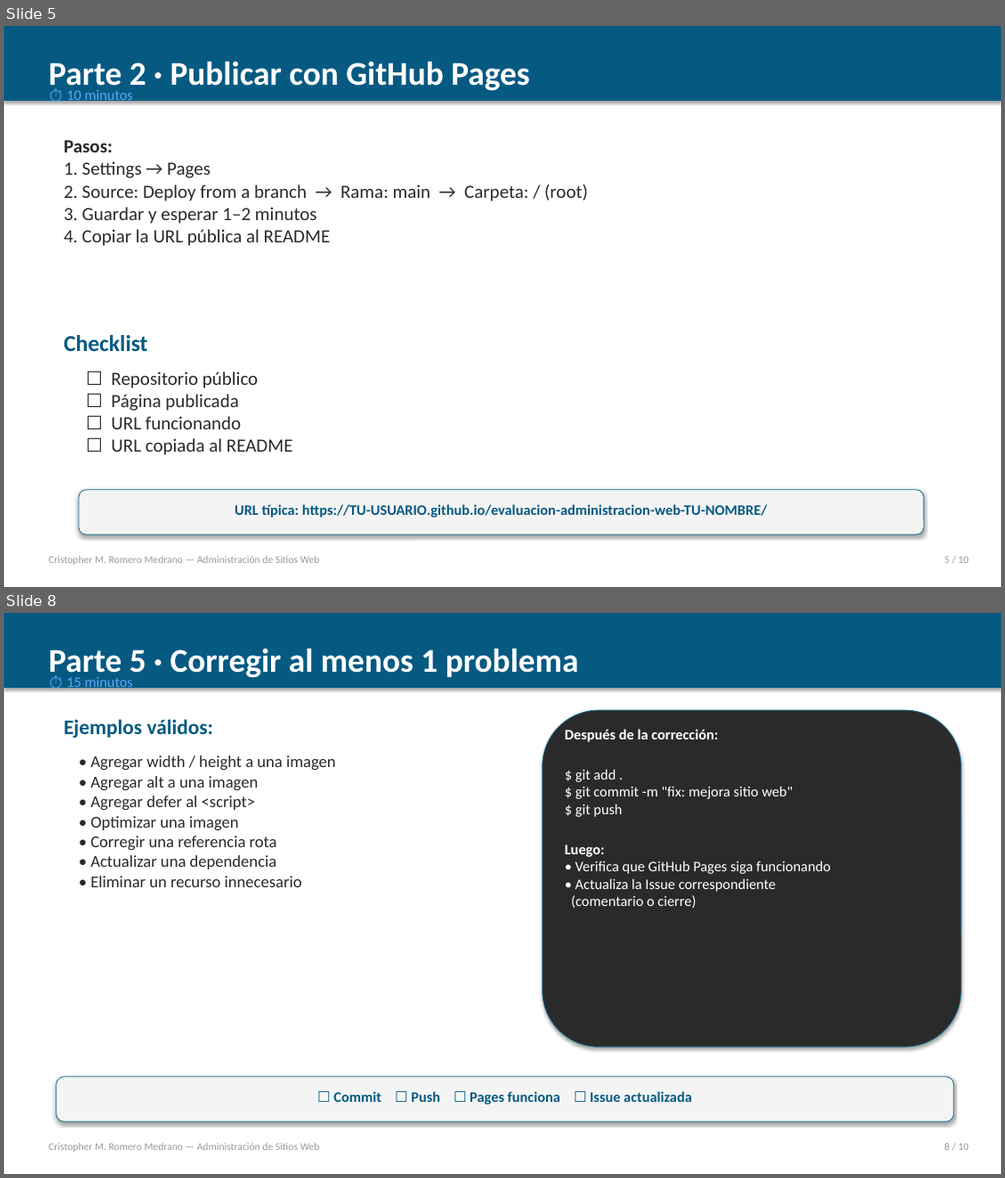
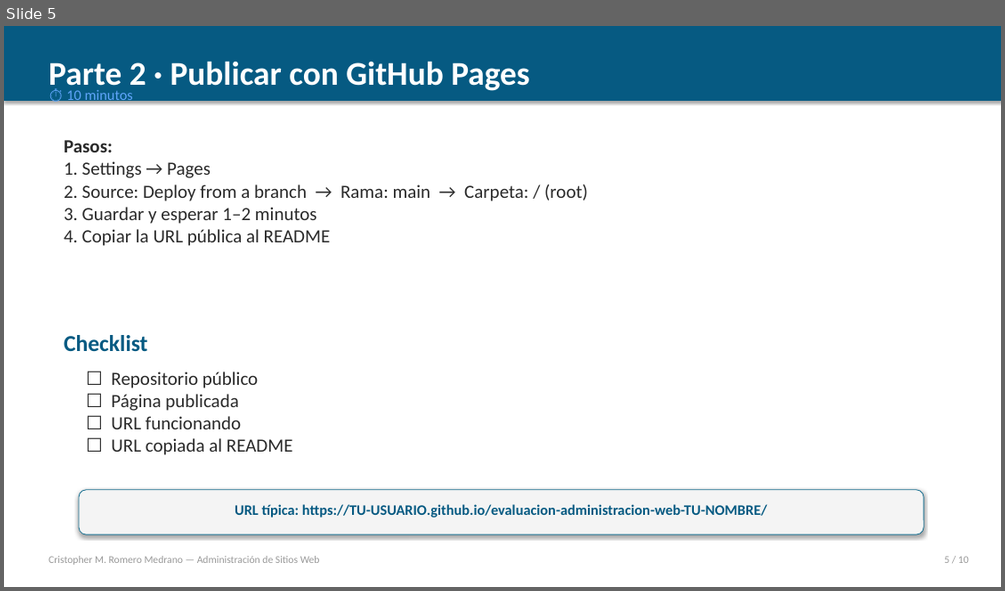
Before and after one commit to KrizRoMe/evaluacion-administracion-web, a slide deck: EVALUACION_PRACTICA_01.pptx. Shown one above the other, each under a label of ours: slides 5 and 8 before the commit, slide 5 after it; the slides between them are not shown. The pictures are 1005x1178 and 1005x591 pixels, drawn with LibreOffice and Linux fonts; fonts in the diff are those of the drawing. Boxes give left, top, right and bottom in pixels: in the first picture for what was removed or moved away, otherwise in the second. Text is boxed around its words. In the diff, an @@ line names an element or a change of style, - is before the commit and + after.

Commit message:
feat: agregar axe DevTools + templates de Issues + eliminar corrección obligatoria
- PPT actualizado: agrega axe DevTools como herramienta de auditoría
- PPT actualizado: aclara que NO se requiere aplicar correcciones en código
- Nueva carpeta .github/ISSUE_TEMPLATE/ con 4 templates (rendimiento, mantenimiento, accesibilidad, general)
- Instrucciones y checklist actualizados
- README plantilla actualizado
- Rúbrica PPTX regenerada

```diff
--- a/EVALUACION_PRACTICA_01.pptx
+++ b/EVALUACION_PRACTICA_01.pptx
@@ slide 8 removed at (4, 613, 1001, 1174), background #FFFFFF @@
@@ rectangle removed at (4, 613, 1001, 1174) @@
@@ rectangle removed at (4, 613, 1001, 688) @@
@@ text removed at (48, 648, 579, 681) @@
-Parte 5 · Corregir al menos 1 problema
@@ text removed at (66, 677, 133, 691) @@
-⏱ 15 minutos
@@ text removed at (64, 719, 214, 738) @@
-Ejemplos válidos:
@@ rounded rectangle removed at (542, 710, 961, 1046) @@
@@ text removed at (565, 729, 831, 908) @@
-Después de la corrección:
-$ git add .
-$ git commit -m "fix: mejora sitio web"
-$ git push
-Luego:
-• Verifica que GitHub Pages siga funcionando
-• Actualiza la Issue correspondiente
-(comentario o cierre)
@@ text removed at (90, 755, 336, 887) @@
-• Agregar width / height a una imagen
-• Agregar alt a una imagen
-• Agregar defer al <script>
-• Optimizar una imagen
-• Corregir una referencia rota
-• Actualizar una dependencia
-• Eliminar un recurso innecesario
@@ rounded rectangle removed at (57, 1077, 954, 1121) @@
@@ text removed at (333, 1091, 692, 1104) @@
-☐ Commit ☐ Push ☐ Pages funciona ☐ Issue actualizada
@@ text removed at (48, 1143, 320, 1151) @@
-Cristopher M. Romero Medrano — Administración de Sitios Web
@@ text removed at (944, 1143, 969, 1150) @@
-8 / 10
```
Also in this commit, not shown: 6 slides changed, 1 slide added, 8 other files.
